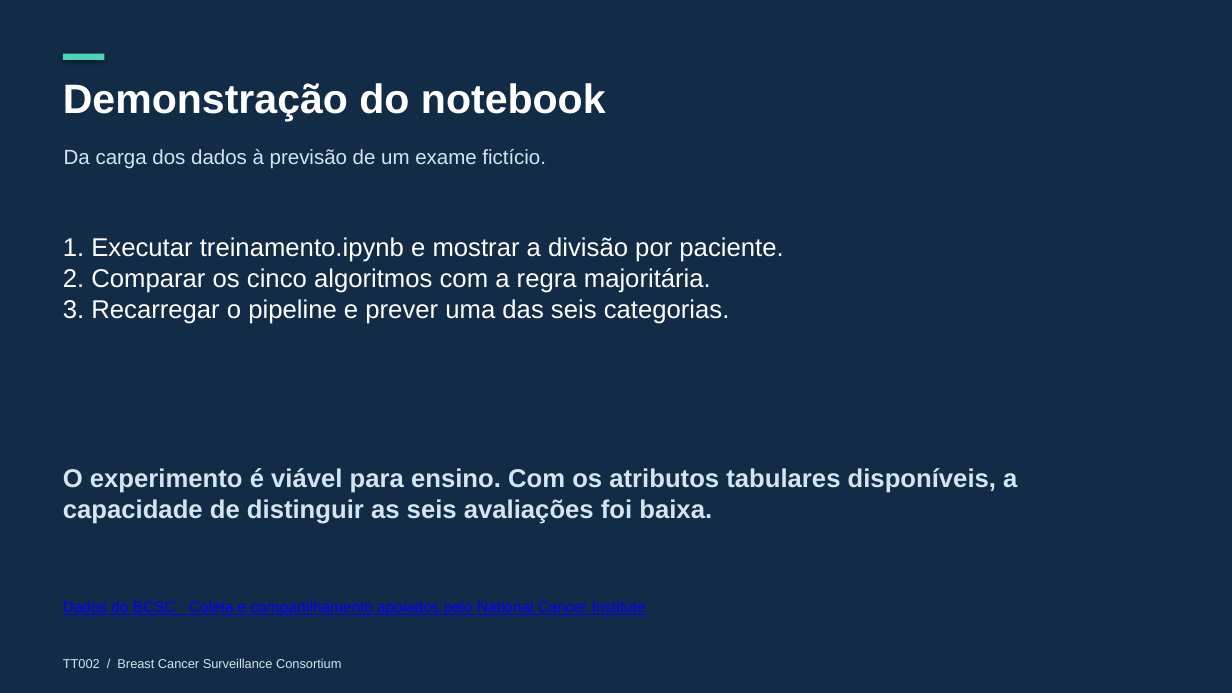
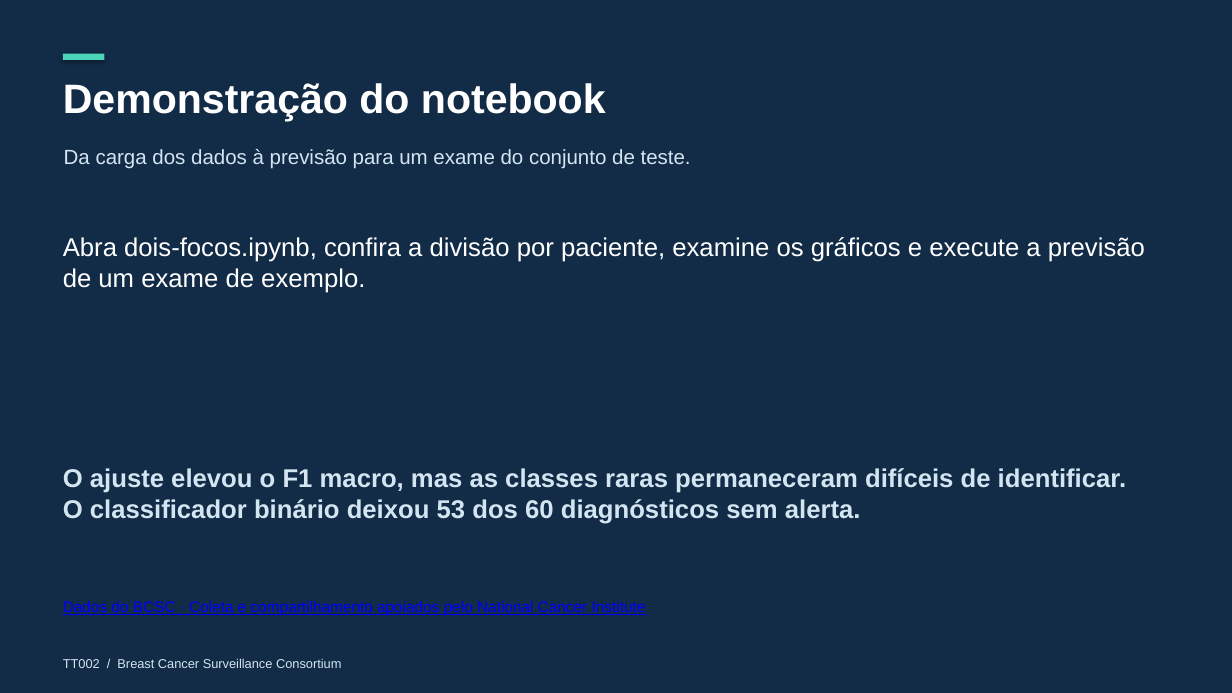
Before and after one commit to arthurMalveste/Breast-Cancer-Analysis-and-Classification, a slide deck: slide 9 of apresentacao/Parte_2_Avaliacao_do_Radiologista.pptx (slide 7 before the commit). Drawn at 1232x693 pixels with LibreOffice and Linux fonts; fonts in the diff are those of the drawing. Boxes give left, top, right and bottom in pixels: in the first picture for what was removed or moved away, otherwise in the second. Text is boxed around its words. In the diff, an @@ line names an element or a change of style, - is before the commit and + after.

Commit message:
Visualiza os resultados dos dois experimentos

```diff
--- a/apresentacao/Parte_2_Avaliacao_do_Radiologista.pptx
+++ b/apresentacao/Parte_2_Avaliacao_do_Radiologista.pptx
@@ text at box(64, 149, 691, 169): text changed @@
-Da carga dos dados à previsão de um exame fictício.
+Da carga dos dados à previsão para um exame do conjunto de teste.
@@ text at box(63, 237, 1145, 293): text changed @@
-1. Executar treinamento.ipynb e mostrar a divisão por paciente.
-2. Comparar os cinco algoritmos com a regra majoritária.
-3. Recarregar o pipeline e prever uma das seis categorias.
+Abra dois-focos.ipynb, confira a divisão por paciente, examine os gráficos e execute a previsão de um exame de exemplo.
@@ text at box(63, 468, 1126, 524): text changed @@
-O experimento é viável para ensino. Com os atributos tabulares disponíveis, a capacidade de distinguir as seis avaliações foi baixa.
+O ajuste elevou o F1 macro, mas as classes raras permaneceram difíceis de identificar. O classificador binário deixou 53 dos 60 diagnósticos sem alerta.
```
Also in this commit, not shown: 4 other slides changed, 2 other files.
